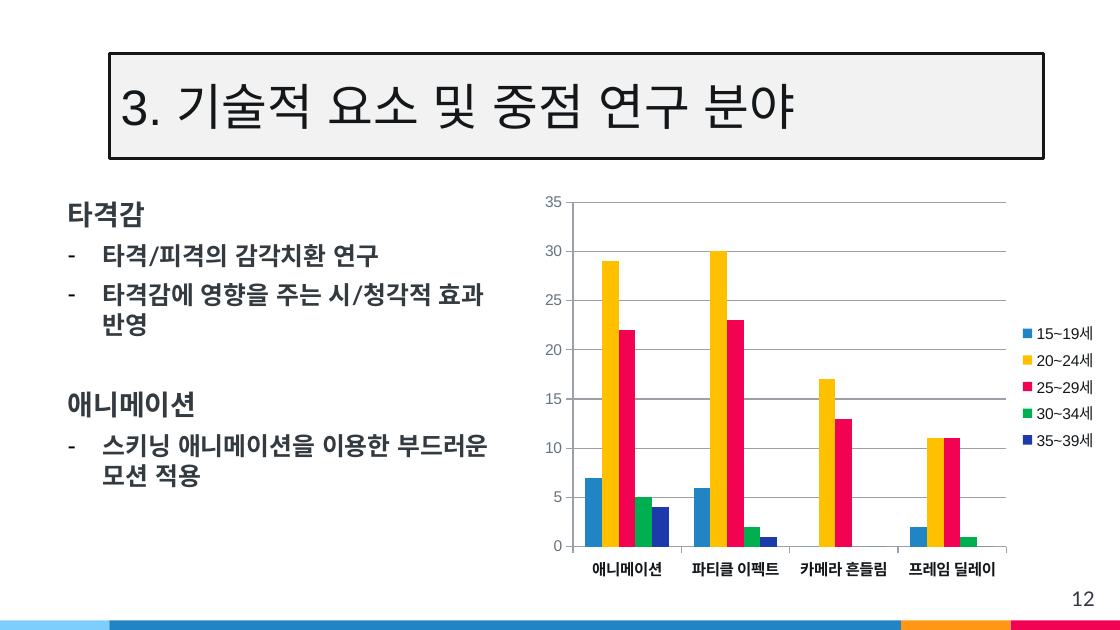
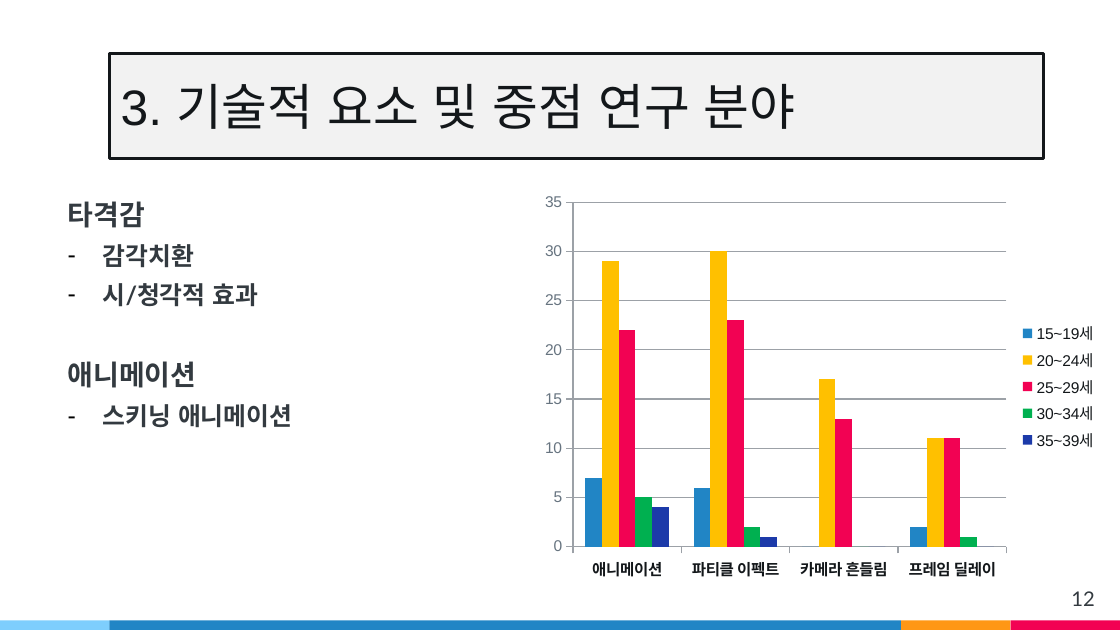
Before and after one commit to wsj2681/Anger_Control_Disoder, a slide deck: slide 12 of v7.pptx. Drawn at 1120x630 pixels with LibreOffice and Linux fonts; fonts in the diff are those of the drawing. Boxes give left, top, right and bottom in pixels: in the first picture for what was removed or moved away, otherwise in the second. Text is boxed around its words. In the diff, an @@ line names an element or a change of style, - is before the commit and + after.

```diff
--- a/v7.pptx
+++ b/v7.pptx
@@ text at box(103, 244, 258, 307): text changed @@
-– 타격/피격의 감각치환 연구
-– 타격감에 영향을 주는 시/청각적 효과 반영
+– 감각치환
+– 시/청각적 효과
@@ text at box(103, 404, 292, 428): text changed @@
-– 스키닝 애니메이션을 이용한 부드러운 모션 적용
+– 스키닝 애니메이션
```
Also in this commit, not shown: 1 other slide changed.
